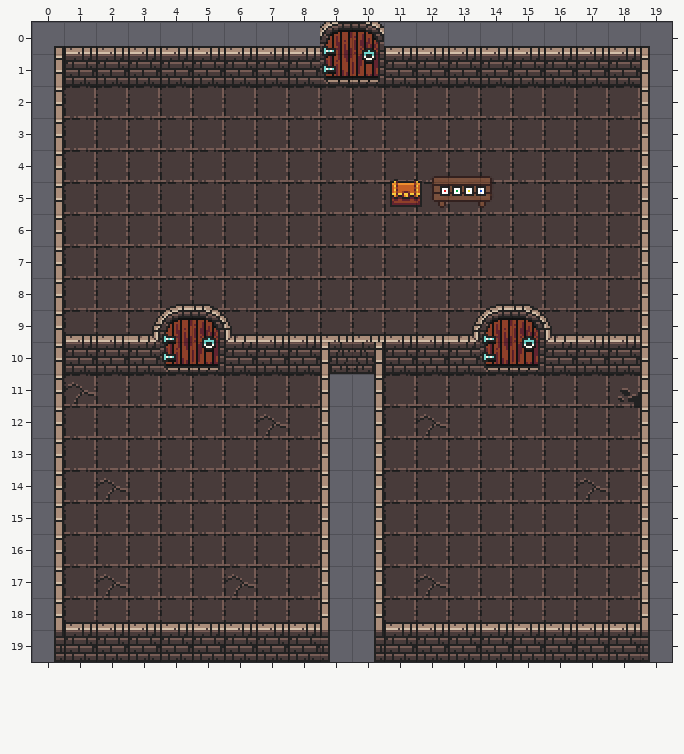
An edit to a level. Tiled map (JSON), demo_game/assets/tilemaps/nivel1.json. The first picture shows the starting point.
Cells are 16x16 px. Shown: x 0..19, y 0..19.
And afterwards:
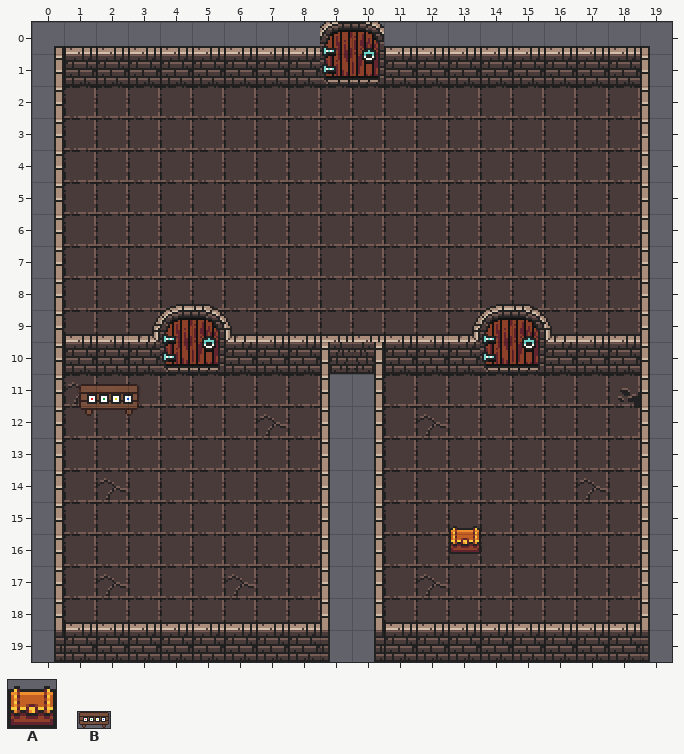
Key: from "dungeon": A 595; from "table": B 0.
Objects are placed by their top-left corner, in cells (3,4 is the top-left corner of cell 3,4); size is 1x1 cell unless given.
The edit:
Layer "objects":
Object B "table" at 12.4,4.8 size 2x1 becomes B "table" at 1.4,11.3 size 2x1.
Object A "chest" at 11.2,4.8 becomes A "chest" at 13,15.6.
